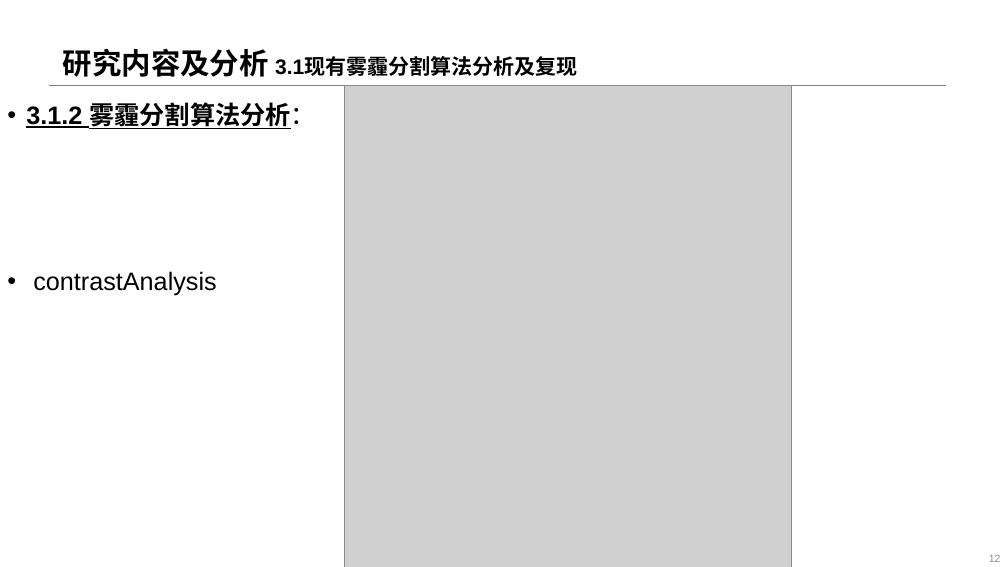
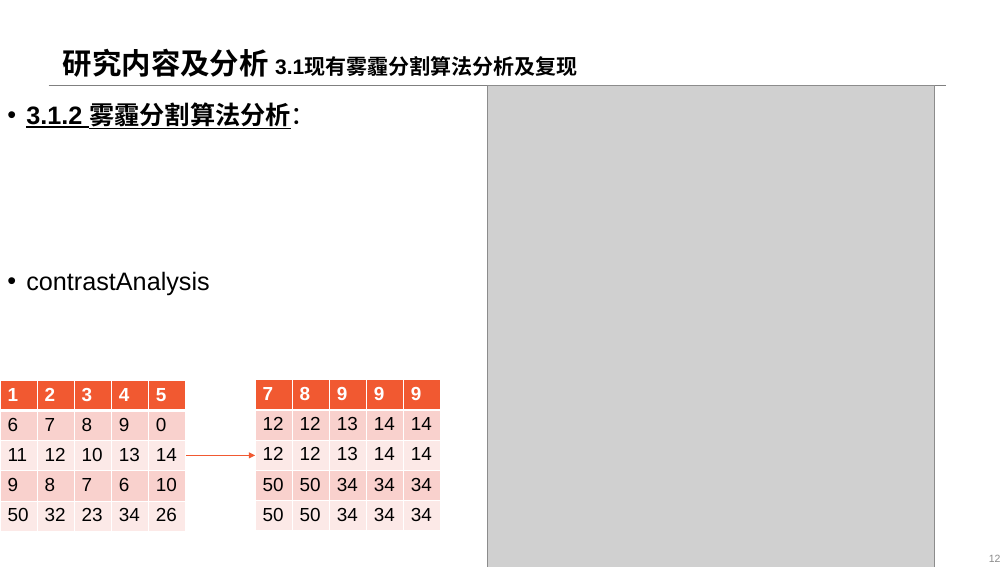
Before and after one commit to JYBlank-L/Unsupervised-Contrastive-Masking-for-Visual-Haze-Classification, a slide deck: slide 12 of 2021-09-04-雾霾检测算法_v1.pptx. Drawn at 1008x567 pixels with LibreOffice and Linux fonts; fonts in the diff are those of the drawing; grey boxes stand for pictures; background and template pictures are left out. Boxes give left, top, right and bottom in pixels: in the first picture for what was removed or moved away, otherwise in the second. Text is boxed around its words. In the diff, an @@ line names an element or a change of style, - is before the commit and + after.

```diff
--- a/2021-09-04-雾霾检测算法_v1.pptx
+++ b/2021-09-04-雾霾检测算法_v1.pptx
@@ picture: place and size @@
-picture at [345, 85, 792, 567]
+picture at [488, 85, 935, 567]
@@ table added at [0, 380, 185, 532], 5 rows, 5 columns @@
+1 | 2 | 3 | 4 | 5
+6 | 7 | 8 | 9 | 0
+11 | 12 | 10 | 13 | 14
+9 | 8 | 7 | 6 | 10
+50 | 32 | 23 | 34 | 26
@@ table added at [255, 380, 440, 531], 5 rows, 5 columns @@
+7 | 8 | 9 | 9 | 9
+12 | 12 | 13 | 14 | 14
+12 | 12 | 13 | 14 | 14
+50 | 50 | 34 | 34 | 34
+50 | 50 | 34 | 34 | 34
@@ arrow added from (185, 455) to (255, 455), #F15931 0.5 pt @@
```
Also in this commit, not shown: 4 other slides changed, 8 slides added.
